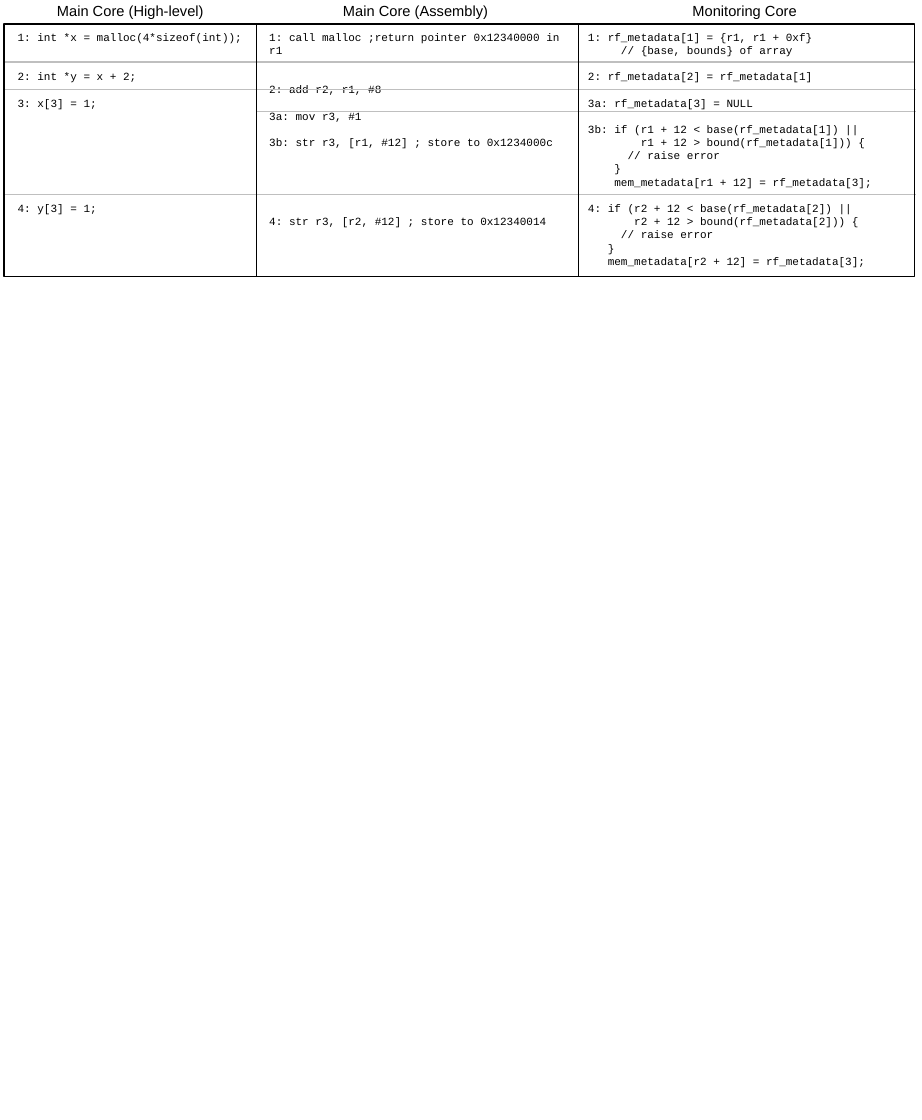
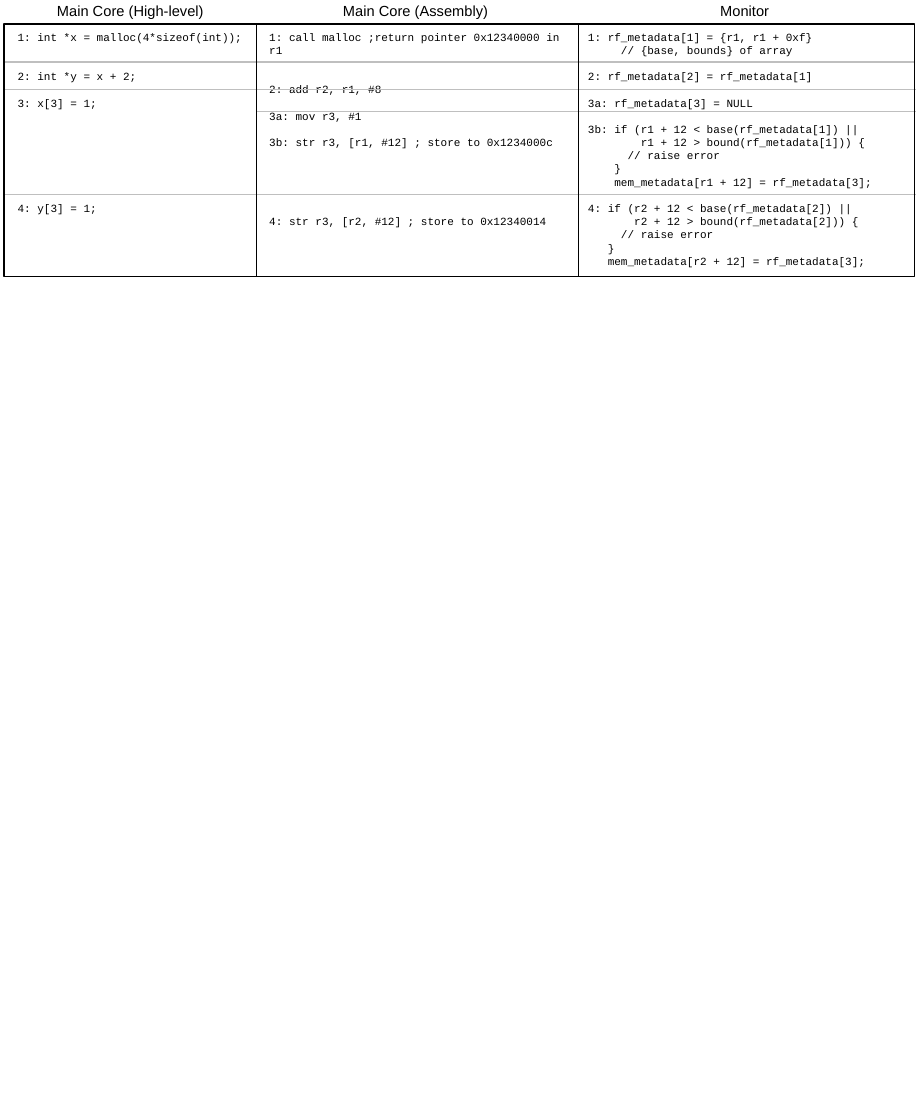
Before and after one commit to dl575/paper-monitoring_dift_drop, a slide deck: slide 3 of figs_src/diagrams-wide.pptx. Drawn at 922x1120 pixels with LibreOffice and Linux fonts; fonts in the diff are those of the drawing. Boxes give left, top, right and bottom in pixels: in the first picture for what was removed or moved away, otherwise in the second. Text is boxed around its words. In the diff, an @@ line names an element or a change of style, - is before the commit and + after.

```diff
--- a/figs_src/diagrams-wide.pptx
+++ b/figs_src/diagrams-wide.pptx
@@ text at (720,5,769,16): text changed @@
-Monitoring Core
+Monitor
```
Also in this commit, not shown: 1 other slide changed, 2 slides added, 8 other files.
